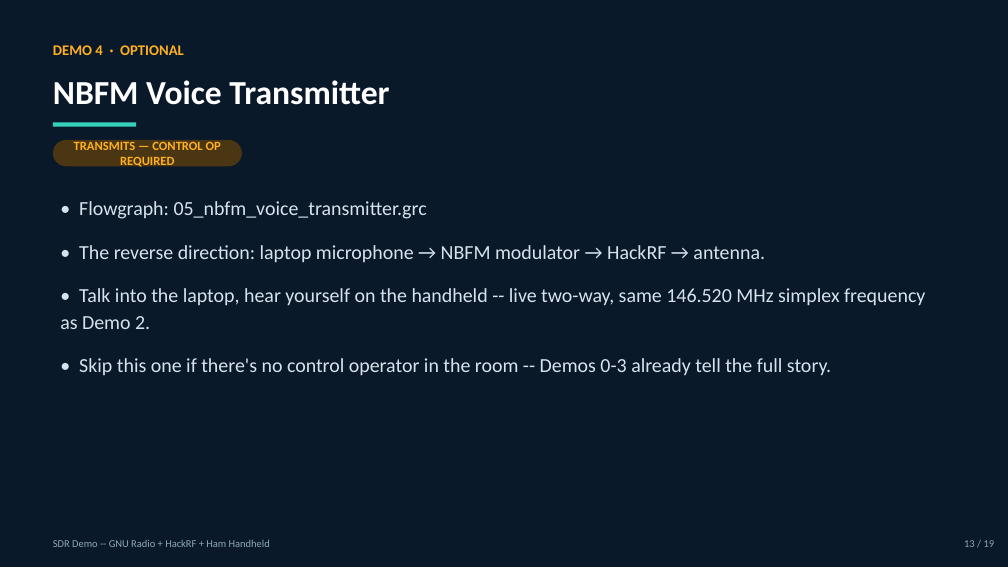
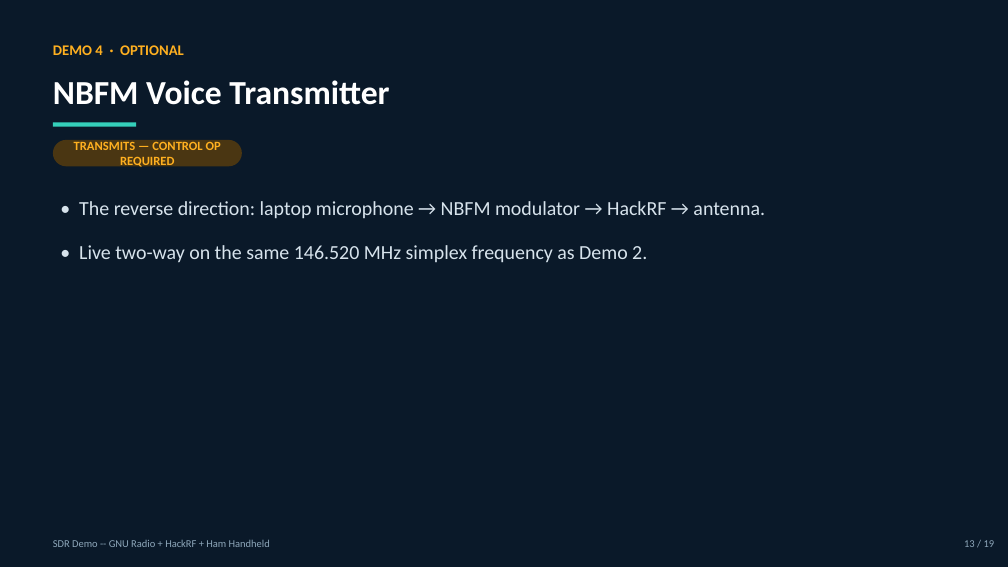
Before and after one commit to W5TSU/SDR-Demo, a slide deck: slide 14 of slides/SDR_Demo.pptx. Drawn at 1008x567 pixels with LibreOffice and Linux fonts; fonts in the diff are those of the drawing. Boxes give left, top, right and bottom in pixels: in the first picture for what was removed or moved away, otherwise in the second. Text is boxed around its words. In the diff, an @@ line names an element or a change of style, - is before the commit and + after.

```diff
--- a/slides/SDR_Demo.pptx
+++ b/slides/SDR_Demo.pptx
@@ text at bbox=[79, 201, 427, 219]: paragraph removed @@
-• Flowgraph: 05_nbfm_voice_transmitter.grc
@@ text at bbox=[79, 245, 647, 263]: text changed @@
-• Talk into the laptop, hear yourself on the handheld -- live two-way, same 146.520 MHz simplex frequency as Demo 2.
-• Skip this one if there's no control operator in the room -- Demos 0-3 already tell the full story.
+• Live two-way on the same 146.520 MHz simplex frequency as Demo 2.
```
Also in this commit, not shown: 5 other slides changed, 1 other file.
